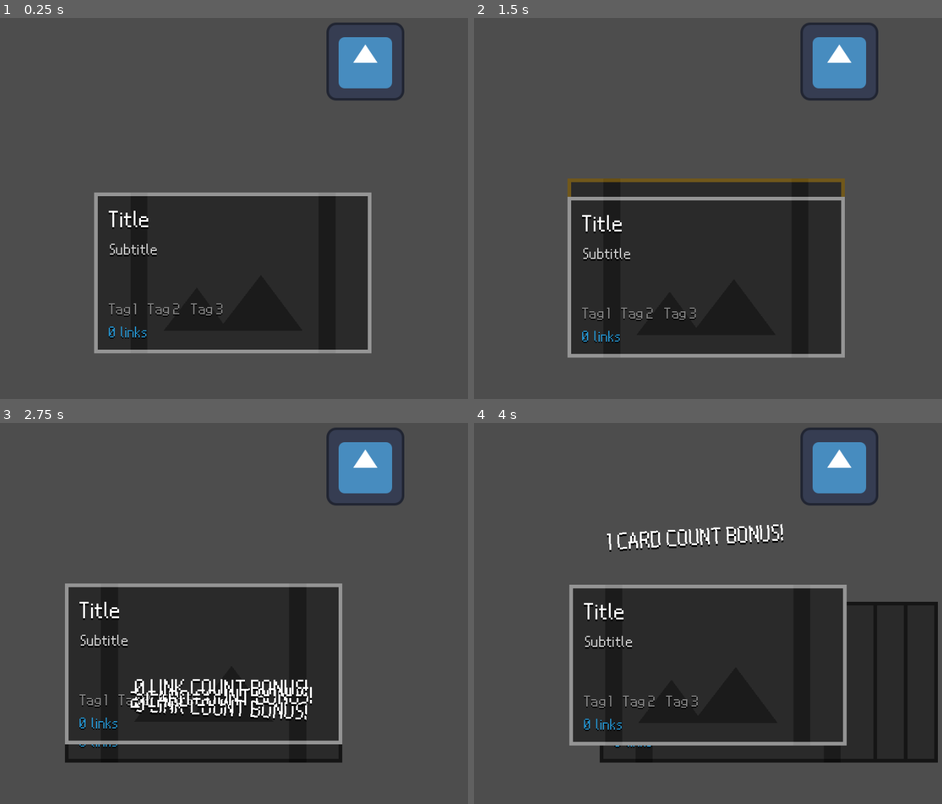
Above: before the commit, frames 1-4 (two rows, left to right).
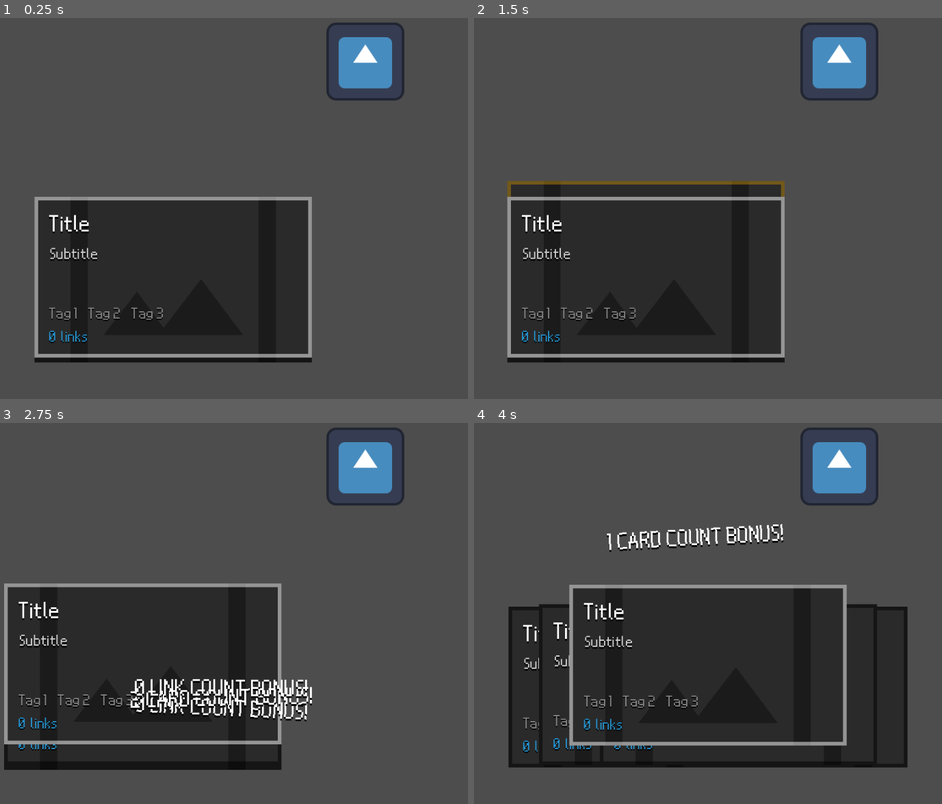
Above: after the commit, the same moments.

Repository: sjerpsthomas/job-hunter
Game: Godot game, scene res://screen/main/main_screen.tscn
Two runs of this game, one before a commit and one after it. Both use one fixed random seed, a clock stepped at 60 frames per second and the inputs below. This scene is started directly instead of the project's main scene. The engine's default icon, where the game draws it, is replaced by a stand-in: a white triangle on a blue panel in a dark square.
Inputs (mouse positions are in pixels of both pictures, inside the frame that each line leads up to):
- Up to frame 1 (0.25 s): no input
- Up to frame 2 (1.5 s): tap Enter (ui_execute) at 0.5 s; move the mouse to (829, 98) at 0.52 s; hold Right (ui_right) 0.53-1.28 s; hold Enter (ui_execute) 0.53-1.28 s; click (829, 98) at 0.67 s; tap Space (ui_accept) at 0.77 s; move the mouse to (600, 151) at 1.27 s; hold Left (ui_left) from 1.28 s (still down); click (600, 151) at 1.35 s
- Up to frame 3 (2.75 s): tap Space (ui_accept) at 1.52 s; tap Enter (ui_execute) at 1.55 s; move the mouse to (outside the picture) at 2.02 s; release Left (ui_left) at 2.03 s; hold Right (ui_right) from 2.03 s (still down); hold Enter (ui_execute) from 2.03 s (still down)
- Up to frame 4 (4 s): move the mouse to (679, 640) at 2.77 s; release Enter (ui_execute) at 2.78 s; tap Enter (ui_execute) at 2.85, 3.8 s; click (679, 640) at 2.92 s; tap Space (ui_accept) at 3.02, 3.77 s; move the mouse to (871, 613) at 3.52 s; release Right (ui_right) at 3.53 s; press the mouse at (871, 613) at 3.53 s; hold Left (ui_left) from 3.53 s (still down)

The runs differ from the first frame. In frame 1, 15% of the frame differs, in the area x 7-80%, y 45-91%; in frame 2, 15%, in the area x 7-80%, y 42-91%; in frame 3, 14%; in frame 4, 9.6%.
Error before the commit: Out of bounds get index '-1' (on base: 'Array[PortfolioItem]') (res://screen/main/cards.gd:19)
Error after the commit: Out of bounds get index '-1' (on base: 'Array[PortfolioItem]') (res://screen/main/cards.gd:21)

Commit message:
Add card collapse to card sequence

Diff:
--- a/screen/main/cards.gd
+++ b/screen/main/cards.gd
@@ -1,65 +1,67 @@
 extends Node2D
 
 var card_id := 0
+var cards: Array[Card]
 
 
 func _ready() -> void:
-	for i in range(4):
+	for i in range(5):
 		add_random_card()
 
-	set_card_id(0)
+	set_card_id(2)
 
 
 func add_random_card() -> void:
 	var size := PortfolioItemsCollection.portfolio_items.size()
 
 	var card := preload("res://core/card/card.tscn").instantiate() as Card
+	cards.append(card)
 	add_child(card)
 
 	card.initialize(PortfolioItemsCollection.portfolio_items[randi_range(0, size - 1)])
 
 	card.collapse()
-	card.position.x = 50 * (get_child_count() - 1)
+	card.position.x = 50 * (cards.size() - 1)
 
 
 func discard_and_redraw() -> void:
 	# Free picked cards, reposition old cards
-	var i := 0
-	var picked_count := 0
+	for card in cards:
+		if card.picked:
+			card.queue_free()
 
-	for card: Card in get_children():
-		if card.picked:
-			card.free()
-			picked_count += 1
-		else:
-			card.position.x = 50 * i
-			i += 1
+	cards.assign(cards.filter(func(it: Card): return not it.picked))
 
-	for j in range(picked_count):
+	for i in range(cards.size()):
+		var card := cards[i]
+		card.position.x = 50 * i
+
+	while cards.size() < 5:
 		add_random_card()
 
-	set_card_id(0)
+	set_card_id(2)
 
 
 # -
 func _process(_delta: float) -> void:
 	var res_pos := Vector2(450 - 50 * card_id, 700)
 
-	position = position.lerp(res_pos, 0.2)
+	position = position.lerp(res_pos, 0.25)
 
 
 func _unhandled_input(event: InputEvent) -> void:
-	var size := get_children().size()
+	if event.is_action_pressed("ui_left"):
+		set_card_id(posmod(card_id - 1, cards.size()))
+		get_viewport().set_input_as_handled()
 
-	if event.is_action_pressed("ui_left"):
-		set_card_id(posmod(card_id - 1, size))
+	elif event.is_action_pressed("ui_right"):
+		set_card_id(posmod(card_id + 1, cards.size()))
 		get_viewport().set_input_as_handled()
-	elif event.is_action_pressed("ui_right"):
-		set_card_id(posmod(card_id + 1, size))
-		get_viewport().set_input_as_handled()
+
 	elif event.is_action_pressed("ui_card_info"):
 		reveal_card(get_child(card_id))
 		get_viewport().set_input_as_handled()
+
 	elif event.is_action_pressed("ui_accept"):
 		pick_card(get_child(card_id))
 		get_viewport().set_input_as_handled()
@@ -68,18 +70,25 @@
 func set_card_id(new_card_id: int) -> void:
 	card_id = new_card_id
 	collapse_all()
-	(get_children()[card_id] as Card).z_index = 1
 
-	for i in range(get_child_count()):
-		var card: Card = get_child(i)
-		card.z_index = -abs(i - card_id)
+	for i in range(cards.size()):
+		var card := cards[i]
+		card.z_index = -absi(i - card_id)
+
+		card.position.y = 4 * absi(i - card_id)
+
 		card.set_border(i == card_id)
 
 
-func collapse_all(card_to_keep: Card = null) -> void:
-	for c: Card in get_children():
-		if not card_to_keep or c != card_to_keep:
-			c.collapse()
+func collapse_all(card_to_keep: Card = null) -> bool:
+	var res := false
+
+	for card in cards:
+		if not card_to_keep or card != card_to_keep:
+			res = res or not card.collapsed
+			card.collapse()
+
+	return res
 
 
 func reveal_card(card: Card) -> void:
--- a/screen/main/main_screen.gd
+++ b/screen/main/main_screen.gd
@@ -10,12 +10,14 @@
 
 		execute_card_sequence(items)
 
-		# TODO: remove picked cards (in Cards)
-
 		get_viewport().set_input_as_handled()
 
 
 func execute_card_sequence(items: Array[PortfolioItemsCollection.PortfolioItem]) -> void:
+	## COLLAPSE ALL
+	if %Cards.collapse_all():
+		await get_tree().create_timer(1).timeout
+
 	## NUMBER OF CARDS SEQUENCE
 	var card_count := items.size()
 	print(str("Card count of ", card_count))
--- a/screen/main/main_screen.tscn
+++ b/screen/main/main_screen.tscn
@@ -17,12 +17,13 @@
 
 [node name="SubViewport" type="SubViewport" parent="SubViewportContainer"]
 transparent_bg = true
+handle_input_locally = false
 size = Vector2i(900, 900)
 render_target_update_mode = 4
 
 [node name="Cards" type="Node2D" parent="SubViewportContainer/SubViewport"]
 unique_name_in_owner = true
-position = Vector2(403, 508)
+position = Vector2(350, 700)
 script = ExtResource("2_81sca")
 
 [node name="CardSequenceTexts" type="Node2D" parent="."]
